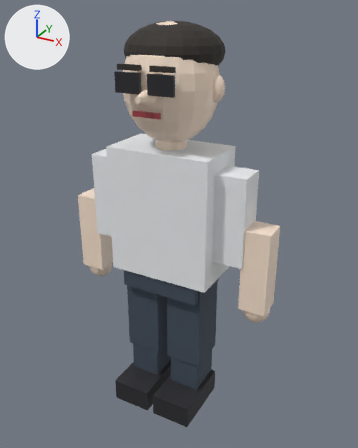
Before and after pictures for a commit that changed the glTF model game/assets/models/generated_humanoids/researcher_00.glb.
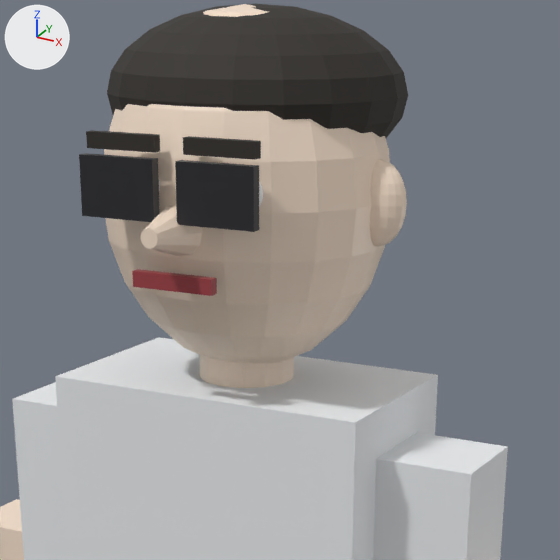
Each version appears first whole from a 50 mm camera at (1.205, -2.108, 3.031) aimed at (0.034, 0.022, 1.966), and next in a close-up on the part from 24% to 77% of the width and 4% to 47% of the height. Lighting does not change. The marker at upper left points along +X, +Y and +Z. The older version's two pictures come first. Vertices at exactly the same position are counted once.

In view in the first close-up: 'Brow.L', 'EarL', 'Glasses.L', 'Glasses.R', 'Hair', 'Head', 'Mouth', 'Neck', 'Nose', 'Torso', 'UpperArm.L', 'UpperArm.R' and 3 more.
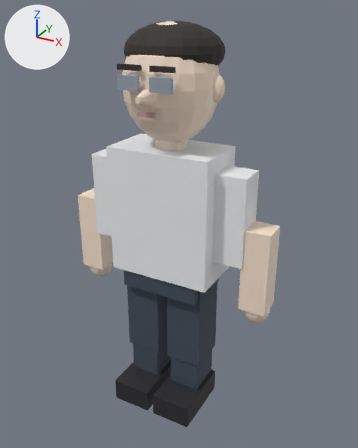
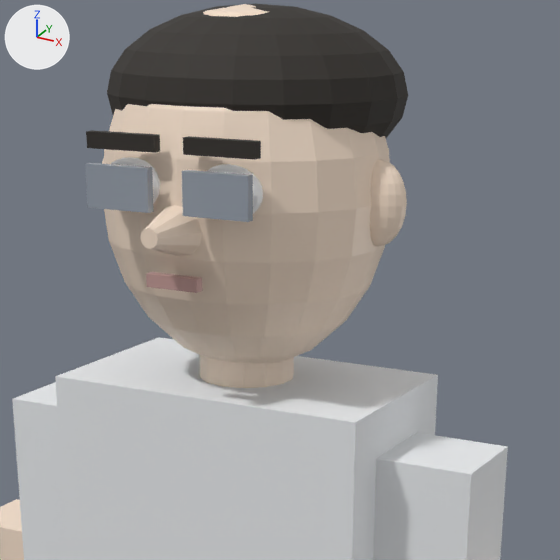
Changed parts and their boxes (x1, y1, x2, y2) in the close-ups (560 x 560 px):
```json
{"object": "Glasses.L", "change": "recoloured, rescaled", "before": [175, 160, 259, 232], "after": [182, 170, 253, 222], "on screen": "black to grey, 15% narrower, 27% shorter"}
{"object": "Glasses.R", "change": "recoloured, rescaled", "before": [79, 153, 160, 222], "after": [85, 163, 154, 213], "on screen": "black to grey, 15% narrower, 27% shorter"}
{"object": "Mouth", "change": "recoloured, rescaled", "before": [132, 269, 217, 296], "after": [146, 272, 203, 293], "on screen": "lighter, 33% narrower, 21% shorter"}
```

Edits to the scene script, one JSON object a line:
```json
{"op": "set", "path": "mat_glasses_003.base_color", "old": "(0.02, 0.02, 0.025)", "new": "(0.32, 0.36, 0.42)", "note": "black #27272c -> grey #99a2ad"}
{"op": "set", "path": "mat_mouth_006.base_color", "old": "(0.35, 0.05, 0.06)", "new": "(0.55, 0.33, 0.31)", "note": "red #a03f45 -> pink #c49b97"}
{"block": "me_cube_115", "where": "# used by ob_glasses_l; location = (0.0, 0.0, 0.9)"}
{"op": "remove", "block": "me_cube_115", "code": "me_cube_115.from_pydata(...)  # 8 vertices, 12 faces; spans x 0.02..0.15, y -0.24..-0.224, z 1.775..1.865"}
{"op": "add", "block": "me_cube_115", "code": "me_cube_115.from_pydata(...)  # 8 vertices, 12 faces; spans x 0.03..0.14, y -0.239..-0.225, z 1.788..1.852"}
{"block": "me_cube_115", "change": "me_cube_115 part 1: the whole mesh is scaled about its middle by (0.846, 0.875, 0.711)"}
{"block": "me_cube_116", "where": "# used by ob_glasses_r; location = (0.0, 0.0, 0.9)"}
{"op": "remove", "block": "me_cube_116", "code": "me_cube_116.from_pydata(...)  # 8 vertices, 12 faces; spans x -0.15..-0.02, y -0.24..-0.224, z 1.775..1.865"}
{"op": "add", "block": "me_cube_116", "code": "me_cube_116.from_pydata(...)  # 8 vertices, 12 faces; spans x -0.14..-0.03, y -0.239..-0.225, z 1.788..1.852"}
{"block": "me_cube_116", "change": "me_cube_116 part 2: the whole mesh is scaled about its middle by (0.846, 0.875, 0.711)"}
{"block": "me_cube_114", "where": "# used by ob_mouth; location = (0.0, 0.0, 0.9)"}
{"op": "remove", "block": "me_cube_114", "code": "me_cube_114.from_pydata(...)  # 8 vertices, 12 faces; spans x -0.07..0.07, y -0.228..-0.212, z 1.673..1.697"}
{"op": "add", "block": "me_cube_114", "code": "me_cube_114.from_pydata(...)  # 8 vertices, 12 faces; spans x -0.045..0.045, y -0.228..-0.212, z 1.675..1.695"}
{"block": "me_cube_114", "change": "me_cube_114 part 3: the whole mesh is scaled about its middle by (0.643, 1, 0.833)"}
```
